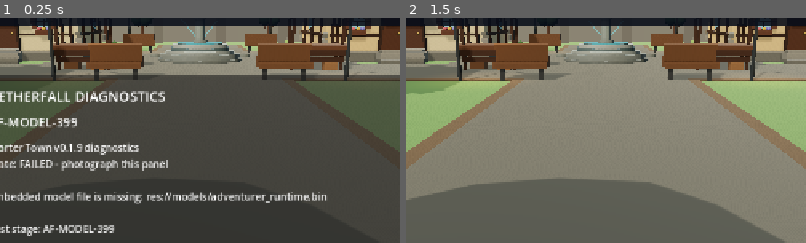
Above: before the commit, frames 1-2 (left to right).
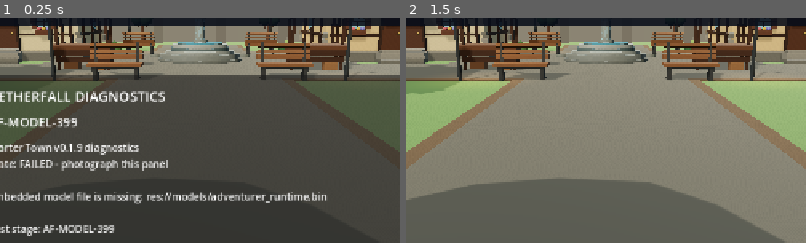
Above: after the commit, the same moments.

Repository: demetrecerrone-star/Aetherfall
Game: Godot game, scene res://starter_town.tscn
Two runs of this game, one before a commit and one after it. Both use one fixed random seed, a clock stepped at 60 frames per second and the inputs below.
Inputs:
- Up to frame 1 (0.25 s): no input
- Up to frame 2 (1.5 s): click "ERROR AF-MODEL-399" at 0.5 s; click "POSE: RELAX" at 1.25 s
The pictures show only the part of the screen within x 25-75%, y 17-67%; the shares and areas given below are measured in that part.

The runs differ from the first frame. In frame 1, 3.4% of the frame differs, in the area x 21-79%, y 3-28%; in frame 2, 3.4%.

Commit message:
Improve wood-slat benches and add cascading fountain runoff with ripple waves

Diff:
--- a/cleanroom/starter_town.gd
+++ b/cleanroom/starter_town.gd
@@ -126,7 +126,9 @@
 var _fountain_water: MeshInstance3D
 var _fountain_crystal: MeshInstance3D
 var _fountain_glow: OmniLight3D
-var _fountain_jets: Array[MeshInstance3D] = []
+var _fountain_cascades: Array[MeshInstance3D] = []
+var _fountain_drips: Array[MeshInstance3D] = []
+var _fountain_ripples: Array[Dictionary] = []
 
 func _ready() -> void:
     # Keep the same direct-scene startup path as the proven v0.1.3 build.
@@ -294,7 +296,7 @@
         return "stone"
     if n.contains("foundation") or n.contains("cornerstone") or n.contains("wallcap") or n.contains("buttress") or n == "townwall" or n.begins_with("gatetower") or n.begins_with("chimney") or n == "rock":
         return "stone"
-    for prefix in ["frontpost", "sidepost", "frontband", "si …(188 unchanged characters)… rrel", "trunk", "branch", "shop", "bench", "stallpost", "crate"]:
+    for prefix in ["frontpost", "sidepost", "frontband", "si …(188 unchanged characters)… rrel", "trunk", "branch", "shop", "benchseat", "benchback", "stallpost", "crate"]:
         if n.begins_with(prefix):
             return "wood"
     return ""
@@ -345,6 +347,86 @@
     material.metallic = metallic
     return material
 
+func _fountain_wave_texture() -> ImageTexture:
+    # Small original animated wave pattern: no external texture downloads.
+    # Impact-centered expanding torus rings below add the larger ripples.
+    var texture_image := Image.create(128, 128, false, Image.FORMAT_RGBA8)
+    for y in range(128):
+        for x in range(128):
+            var u := float(x) / 128.0
+            var v := float(y) / 128.0
+            var bands := sin(u * TAU * 13.0 + sin(v * TAU * 5.0) * 1.5)
+            var shiver := sin(v * TAU * 11.0 + u * TAU * 3.0)
+            var highlight := clampf(0.5 + bands * 0.30 + shiver * 0.12, 0.0, 1.0)
+            texture_image.set_pixel(x, y, Color(0.63 + highlight * 0.30, 0.78 + highlight * 0.20, 0.83 + highlight * 0.17, 1.0))
+    texture_image.generate_mipmaps()
+    return ImageTexture.create_from_image(texture_image)
+
+
+func _add_fountain_cascade(angle: float, index: int) -> void:
+    # Short uneven ribbons follow the column surface, not long straight rods.
+    # Two vertices per height segment form a thin translucent ribbon.
+    var vertices := PackedVector3Array()
+    var normals := PackedVector3Array()
+    var uvs := PackedVector2Array()
+    var indices := PackedInt32Array()
+    for segment in range(19):
+        var progress := float(segment) / 18.0
+        var y := lerpf(2.39, 1.045, progress)
+        var radius := 0.251 + 0.070 * pow(1.0 - progress, 7.0) + 0.12 * pow(progress, 17.0)
+        var heading := angle + 0.045 * sin(progress * 15.0 + float(index) * 1.2)
+        for edge in range(2):
+            var side := -1.0 if edge == 0 else 1.0
+            var half_width := 0.18 + 0.04 * sin(progress * 13.0 + float(index))
+            var theta := heading + side * half_width
+            var wave := 0.008 * sin(progress * 24.0 + float(index) * 0.7 + side)
+            var r := radius + wave
+            vertices.append(Vector3(sin(theta) * r, y, -4.0 + cos(theta) * r))
+            normals.append(Vector3(sin(theta), 0.1, cos(theta)).normalized())
+            uvs.append(Vector2(float(edge), progress * 2.7))
+        if segment > 0:
+            var base := (segment - 1) * 2
+            indices.append_array(PackedInt32Array([base, base + 1, base + 2, base + 1, base + 3, base + 2]))
+    var arrays := []
+    arrays.resize(Mesh.ARRAY_MAX)
+    arrays[Mesh.ARRAY_VERTEX] = vertices
+    arrays[Mesh.ARRAY_NORMAL] = normals
+    arrays[Mesh.ARRAY_TEX_UV] = uvs
+    arrays[Mesh.ARRAY_INDEX] = indices
+    var cascade_mesh := ArrayMesh.new()
+    cascade_mesh.add_surface_from_arrays(Mesh.PRIMITIVE_TRIANGLES, arrays)
+    var flow := MeshInstance3D.new()
+    flow.name = "FountainCascade"
+    flow.mesh = cascade_mesh
+    var flow_mat := _water_mat(Color("#b1eaf2"), 0.35)
+    flow_mat.cull_mode = BaseMaterial3D.CULL_DISABLED
+    flow_mat.shading_mode = BaseMaterial3D.SHADING_MODE_UNSHADED
+    flow.material_override = flow_mat
+    flow.cast_shadow = GeometryInstance3D.SHADOW_CASTING_SETTING_OFF
+    add_child(flow)
+    _fountain_cascades.append(flow)
+
+
+func _add_fountain_ripple(where: Vector3, phase: float) -> void:
+    # A narrow transparent torus lies on the water plane. We enlarge/fade it
+    # radially from an actual drip landing spot, without a particle simulation.
+    var ripple_mesh := TorusMesh.new()
+    ripple_mesh.inner_radius = 0.90
+    ripple_mesh.outer_radius = 1.0
+    ripple_mesh.rings = 3
+    ripple_mesh.ring_segments = 20
+    var ripple := MeshInstance3D.new()
+    ripple.name = "FountainRipple"
+    ripple.mesh = ripple_mesh
+    ripple.position = where
+    ripple.cast_shadow = GeometryInstance3D.SHADOW_CASTING_SETTING_OFF
+    var mat := _water_mat(Color("#d7f7fa"), 0.30)
+    mat.shading_mode = BaseMaterial3D.SHADING_MODE_UNSHADED
+    ripple.material_override = mat
+    add_child(ripple)
+    _fountain_ripples.append({"visual": ripple, "material": mat, "phase": phase})
+
+
 func _water_mat(color: Color, alpha: float = 0.72) -> StandardMaterial3D:
     var material := StandardMaterial3D.new()
     var tinted := color
@@ -743,15 +825,30 @@
 
 func _add_bench(position: Vector3, yaw: float = 0.0) -> void:
     var bench := Node3D.new()
+    bench.name = "TownBench"
     bench.position = position
     bench.rotation_degrees.y = yaw
     add_child(bench)
-    var wood := Color("#64442e")
+    # The existing CC0 wood texture now reaches the named slats; iron remains iron.
+    var wood := Color("#795034")
     var iron := Color("#353739")
-    _box(bench, "Seat", Vector3(2.0, 0.18, 0.58), Vector3(0, 0.62, 0), wood)
-    _box(bench, "Back", Vector3(2.0, 0.70, 0.14), Vector3(0, 1.02, 0.28), wood, Vector3(-8, 0, 0))
-    _box(bench, "LegL", Vector3(0.16, 0.62, 0.16), Vector3(-0.72, 0.31, 0), iron)
-    _box(bench, "LegR", Vector3(0.16, 0.62, 0.16), Vector3(0.72, 0.31, 0), iron)
+    for row in range(3):
+        var z := -0.20 + float(row) * 0.20
+        var shade := wood.lightened(0.055) if row == 1 else wood
+        _box(bench, "BenchSeatSlat", Vector3(2.0, 0.14, 0.17), Vector3(0, 0.62, z), shade, Vector3.ZERO, 0.82)
+    # Seating faces local -Z; +10 degrees leans the back AWAY from the sitter.
+    # The prior -8 degrees leaned into the sitter's shoulders.
+    for row in range(3):
+        var y := 0.87 + float(row) * 0.22
+        var z := 0.31 + (y - 0.78) * tan(deg_to_rad(10.0))
+        var shade := wood.lightened(0.035) if row == 1 else wood.darkened(0.05)
+        _box(bench, "BenchBackSlat", Vector3(2.0, 0.16, 0.11), Vector3(0, y, z), shade, Vector3(10, 0, 0), 0.85)
+    for x in [-0.79, 0.79]:
+        _box(bench, "IronLeg", Vector3(0.13, 0.59, 0.13), Vector3(x, 0.295, -0.12), iron)
+        _box(bench, "IronRearLeg", Vector3(0.13, 0.59, 0.13), Vector3(x, 0.295, 0.24), iron)
+        _box(bench, "IronBackSupport", Vector3(0.10, 0.77, 0.11), Vector3(x, 1.045, 0.355), iron, Vector3(10, 0, 0))
+    _box(bench, "IronSeatBrace", Vector3(1.75, 0.10, 0.10), Vector3(0, 0.53, -0.06), iron)
+    # Preserve preexisting solid bench boundaries and market clearance.
     var sx := absf(cos(deg_to_rad(yaw))) * 2.15 + absf(sin(deg_to_rad(yaw))) * 0.85
     var sz := absf(sin(deg_to_rad(yaw))) * 2.15 + absf(cos(deg_to_rad(yaw))) * 0.85
     _add_blocker(Vector2(position.x, position.z), Vector2(sx, sz), 0.25)
@@ -1086,25 +1183,35 @@
     _cylinder(self, "FountainBasinInner", 1.30, 0.18, Vector3(0, 0.89, -4.0), Color("#4f6466"), 0.48)
 
     _fountain_water = _cylinder(self, "FountainWater", 1.21, 0.055, Vector3(0, 0.995, -4.0), Color("#55afc3"), 0.15)
-    _fountain_water.material_override = _water_mat(Color("#55b8cd"), 0.70)
+    var pool_mat := _water_mat(Color("#65afc6"), 0.80)
+    pool_mat.albedo_texture = _fountain_wave_texture()
+    pool_mat.uv1_scale = Vector3(2.2, 2.2, 1.0)
+    pool_mat.texture_filter = BaseMaterial3D.TEXTURE_FILTER_LINEAR_WITH_MIPMAPS
+    _fountain_water.material_override = pool_mat
 
     _cylinder(self, "FountainColumnBase", 0.42, 0.20, Vector3(0, 1.05, -4.0), Color("#777f7c"), 0.82)
     _cylinder(self, "FountainColumn", 0.24, 1.36, Vector3(0, 1.70, -4.0), Color("#858d89"), 0.82)
     _cylinder(self, "FountainSpoutRing", 0.38, 0.18, Vector3(0, 2.28, -4.0), Color("#707875"), 0.74)
 
-    # Four lightweight translucent streams angle from the spout toward the basin.
-    _fountain_jets.clear()
-    var jet_data := [
-        [Vector3(0.62, 1.77, -4.0), Vector3(0, 0, -40)],
-        [Vector3(-0.62, 1.77, -4.0), Vector3(0, 0, 40)],
-        [Vector3(0, 1.77, -3.38), Vector3(40, 0, 0)],
-        [Vector3(0, 1.77, -4.62), Vector3(-40, 0, 0)]
-    ]
-    for jet_entry in jet_data:
-        var jet := _cylinder(self, "FountainJet", 0.032, 1.06, jet_entry[0], Color("#70c8da"), 0.12)
-        jet.rotation_degrees = jet_entry[1]
-        jet.material_override = _water_mat(Color("#79cddd"), 0.44)
-        _fountain_jets.append(jet)
+    # Flow begins under the glowing orb, hugs the column in wavering thin
+    # water sheets, then collects in the shallow basin. No rigid water rods.
+    _fountain_cascades.clear()
+    _fountain_drips.clear()
+    _fountain_ripples.clear()
+    for stream in range(8):
+        var angle := TAU * float(stream) / 8.0
+        _add_fountain_cascade(angle, stream)
+        for bead in range(2):
+            var drip := _sphere(self, "FountainDroplet", 0.035, Vector3(0, 1.1, -4), Color("#a6ecf2"), 0.1)
+            drip.material_override = _water_mat(Color("#b0f2fa"), 0.59)
+            drip.cast_shadow = GeometryInstance3D.SHADOW_CASTING_SETTING_OFF
+            _fountain_drips.append(drip)
+    # Four drip zones with two staggered expanding ripples each.
+    for impact in range(4):
+        var angle := TAU * float(impact) / 4.0
+        var splash_pos := Vector3(sin(angle) * 0.59, 1.035, -4.0 + cos(angle) * 0.59)
+        for ring in range(2):
+            _add_fountain_ripple(splash_pos, float(ring) * 0.5 + float(impact) * 0.13)
 
     _fountain_crystal = _sphere(self, "FountainCrystal", 0.34, Vector3(0, 2.68, -4.0), Color("#8ee2ec"), 0.10)
     _fountain_crystal.material_override = _crystal_mat(Color("#78d8e7"))
@@ -1970,20 +2077,43 @@
     if _fountain_water == null:
         return
     _fountain_time += delta
-    var ripple := sin(_fountain_time * 2.2)
-    _fountain_water.position.y = 0.995 + ripple * 0.012
-    _fountain_water.rotation.y = _fountain_time * 0.035
-
+    var pool_ripple := sin(_fountain_time * 2.2)
+    _fountain_water.position.y = 0.995 + pool_ripple * 0.006
+    var pool_mat := _fountain_water.material_override as StandardMaterial3D
+    if pool_mat != null:
+        pool_mat.uv1_offset = Vector3(_fountain_time * 0.012, _fountain_time * -0.008, 0.0)
     if _fountain_crystal != null:
-        _fountain_crystal.position.y = 2.68 + sin(_fountain_time * 1.6) * 0.035
+        _fountain_crystal.position.y = 2.68 + sin(_fountain_time * 1.6) * 0.014
         _fountain_crystal.rotation.y += delta * 0.48
     if _fountain_glow != null:
         _fountain_glow.light_energy = 0.34 + (sin(_fountain_time * 1.8) + 1.0) * 0.045
-    for i in range(_fountain_jets.size()):
-        var jet := _fountain_jets[i]
-        if jet != null:
-            var pulse := sin(_fountain_time * 3.0 + float(i) * 0.9)
-            jet.scale.y = 1.0 + pulse * 0.035
+    # Ribbons vary subtly in brightness. Falling beads slide down their curves.
+    for i in range(_fountain_cascades.size()):
+        var mat := _fountain_cascades[i].material_override as StandardMaterial3D
+        if mat != null:
+            var tint := mat.albedo_color
+            tint.a = 0.29 + 0.07 * sin(_fountain_time * 2.4 + float(i) * 0.9)
+            mat.albedo_color = tint
+    for i in range(_fountain_drips.size()):
+        var stream := i / 2
+        var bead := i % 2
+        var theta := TAU * float(stream) / 8.0
+        var progress := fposmod(_fountain_time * 0.62 + float(bead) * 0.5 + float(stream) * 0.067, 1.0)
+        var radius := 0.258 + 0.062 * pow(1.0 - progress, 7.0) + 0.12 * pow(progress, 17.0)
+        var drip := _fountain_drips[i]
+        drip.position = Vector3(sin(theta) * radius, lerpf(2.38, 1.05, progress), -4.0 + cos(theta) * radius)
+        drip.scale = Vector3(0.8, 1.35, 0.8)
+    # Ripples expand from drip impact points and vanish into the wider pool.
+    for entry in _fountain_ripples:
+        var phase: float = entry["phase"]
+        var progress := fposmod(_fountain_time * 0.66 + phase, 1.0)
+        var ripple := entry["visual"] as MeshInstance3D
+        var mat := entry["material"] as StandardMaterial3D
+        var radius := 0.06 + progress * 0.36
+        ripple.scale = Vector3(radius, 0.35, radius)
+        var tint := mat.albedo_color
+        tint.a = 0.36 * pow(1.0 - progress, 1.5)
+        mat.albedo_color = tint
 
 func _process(delta: float) -> void:
     if not _startup_complete and not _startup_failed:
